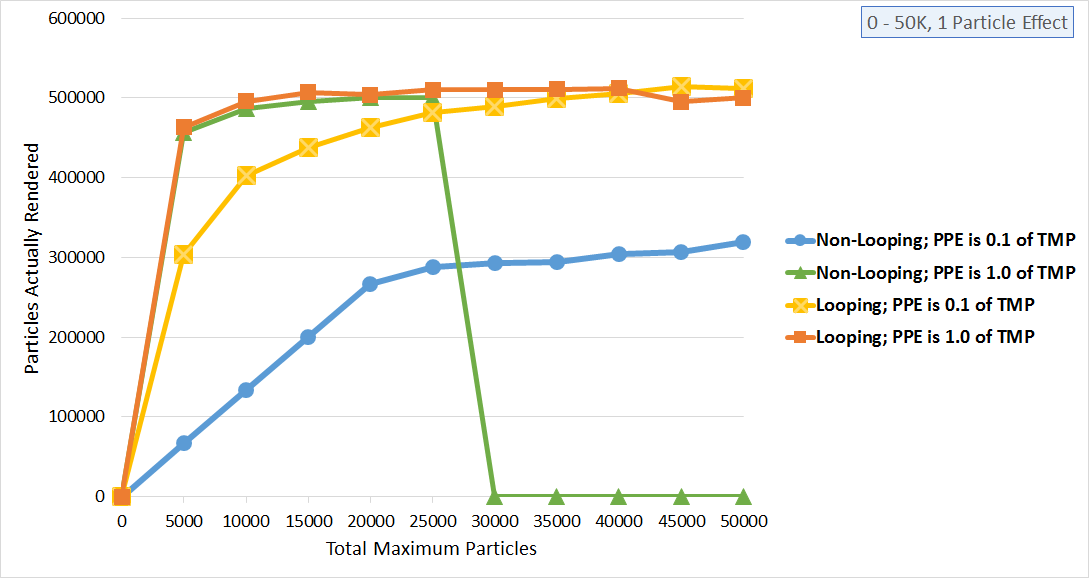
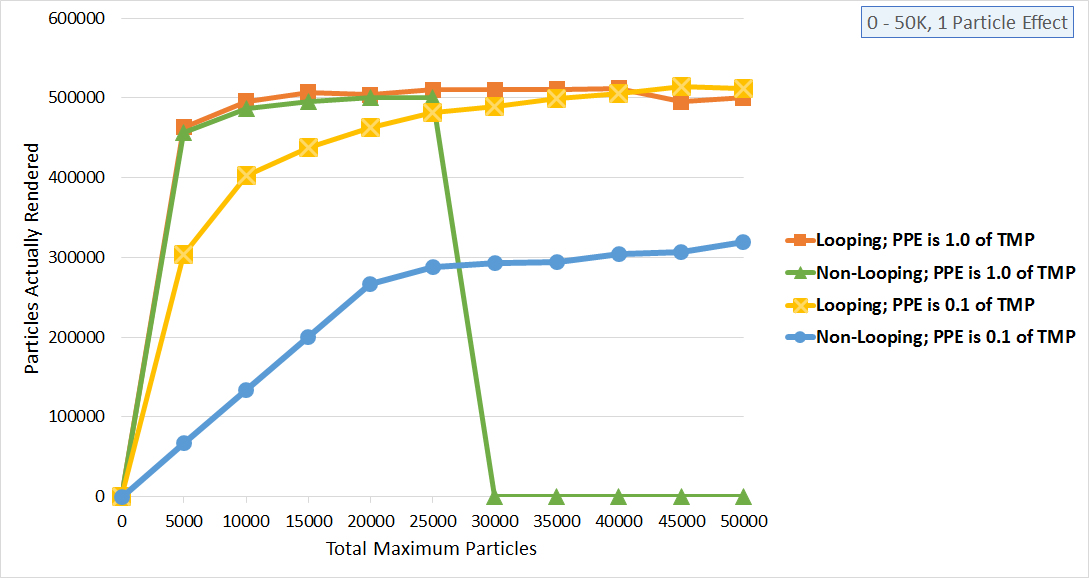
Revision of a layered 1089 x 578 image; what changed, layer by layer:
added layer "Layer 5" above "Layer 4" over [114, 84, 1076, 505]
